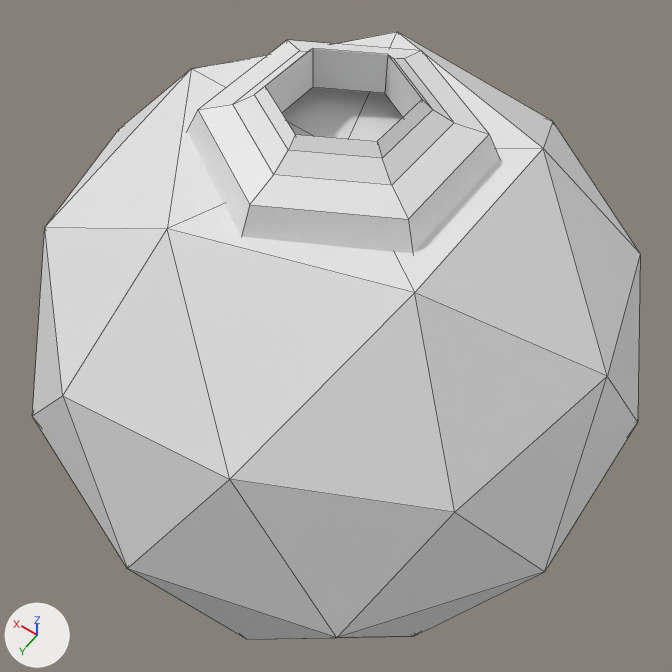
Renders of the Blender file source/Assets/models/Asteroid Stuff/asteroid_MO.blend from each side of a commit.
Before and after are seen from a 50 mm lens placed at (-1.04, -10.85, 2.31), pointed at (-0.24, -11.97, 0.55). Every picture has the same lights, and +X, +Y and +Z are marked at lower left. Mesh edges are drawn as thin lines.

Before the edit, the objects in view are built like this:
```python
me_icosphere_005 = bpy.data.meshes.new('Icosphere.005')
me_icosphere_005.from_pydata(...)  # 78 vertices, 110 faces; spans x -0.406..0.402, y -0.479..0.369, z -0.422..0.434
# before: 47 (-0.01, -0.055, 0.352)
ob_asteroid_mo = bpy.data.objects.new('Asteroid_MO', me_icosphere_005)
ob_asteroid_mo.parent = ob_rotator
ob_asteroid_mo.matrix_parent_inverse = Matrix(((1.069, 0.0, 0.0, 0.0), (0.0, 1.069, 0.0, 0.0), (0.0, 0.0, 1.069, 0.0), (0.0, 0.0, 0.0, 1.0)))
ob_asteroid_mo.location = (0.0, -12.18, 0.0)
ob_asteroid_mo.scale = (2.2, 2.2, 2.2)
```
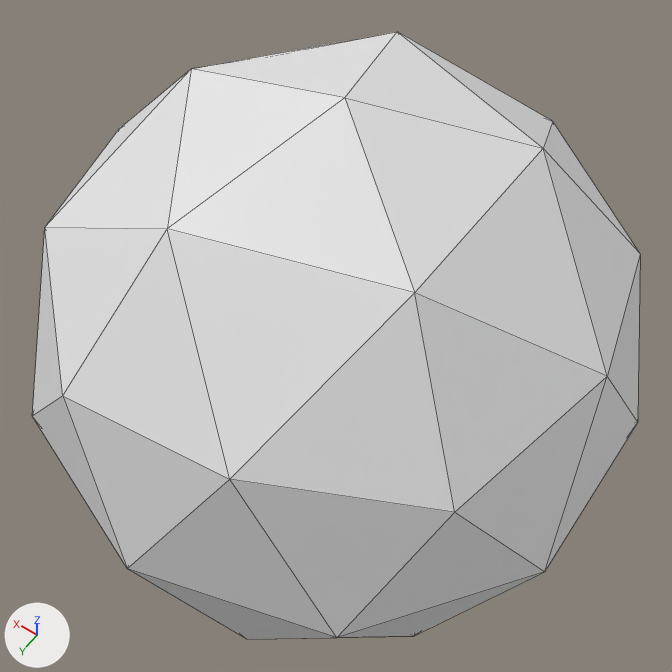
The change, as a diff of the scene's bpy script:
```diff
--- a/source/Assets/models/Asteroid Stuff/asteroid_MO.blend.py
+++ b/source/Assets/models/Asteroid Stuff/asteroid_MO.blend.py
@@ me_icosphere_005 @@
 me_icosphere_005.from_pydata(...)  # 78 vertices, 110 faces; spans x -0.406..0.402, y -0.479..0.369, z -0.422..0.434
 # used by ob_asteroid_mo; parent = ob_rotator; location = (0.0, -12.18, 0.0); scale = (2.2, 2.2, 2.2)
 # verts and faces of me_icosphere_005; kept vertices keep their numbers, new ones are numbered from 78
+# me_icosphere_005 part 1: the loose piece of 36 vertices spanning x -0.163..0.147, y -0.233..0.123, z 0.351..0.434 is deleted
+# me_icosphere_005 part 2
+verts[47] = (-0.012, -0.055, 0.427)  # moved, pixel (344, 97)
```

Pixel boxes [x1, y1, x2, y2] of what changed, in the pictures (672 x 672 px; the box of a moved part takes in the faces that stretch with it):
part 1 of me_icosphere_005, deleted: before [187, 40, 500, 253]
part 2 of me_icosphere_005, moved or reshaped: [167, 32, 543, 293] in both
